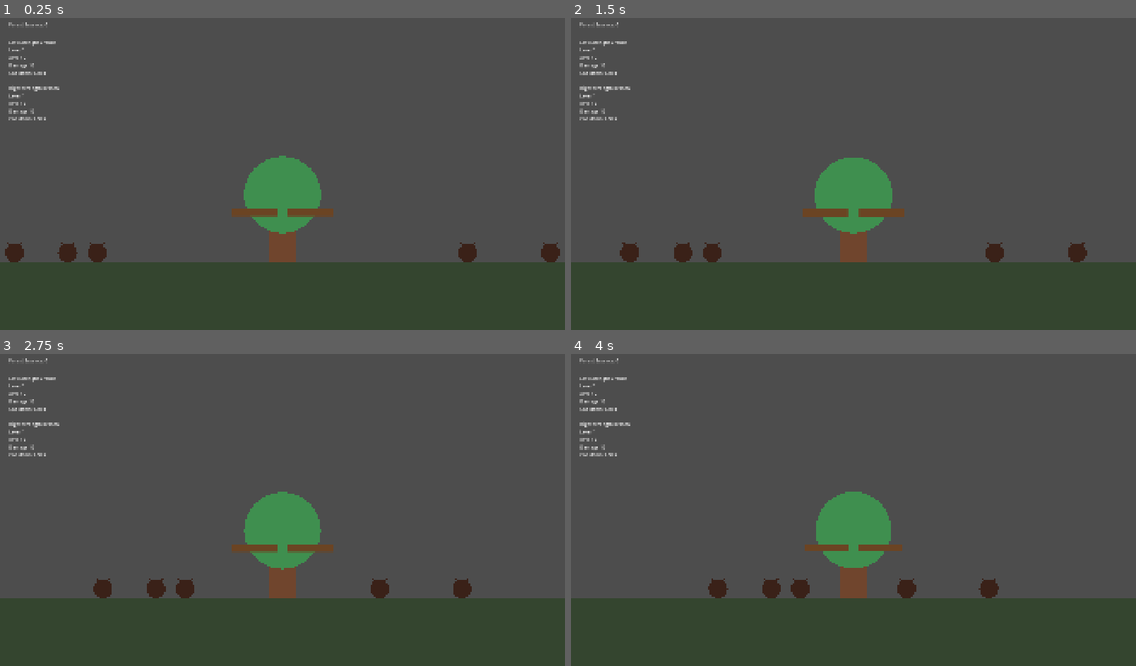
Above: before the commit, frames 1-4 (two rows, left to right).
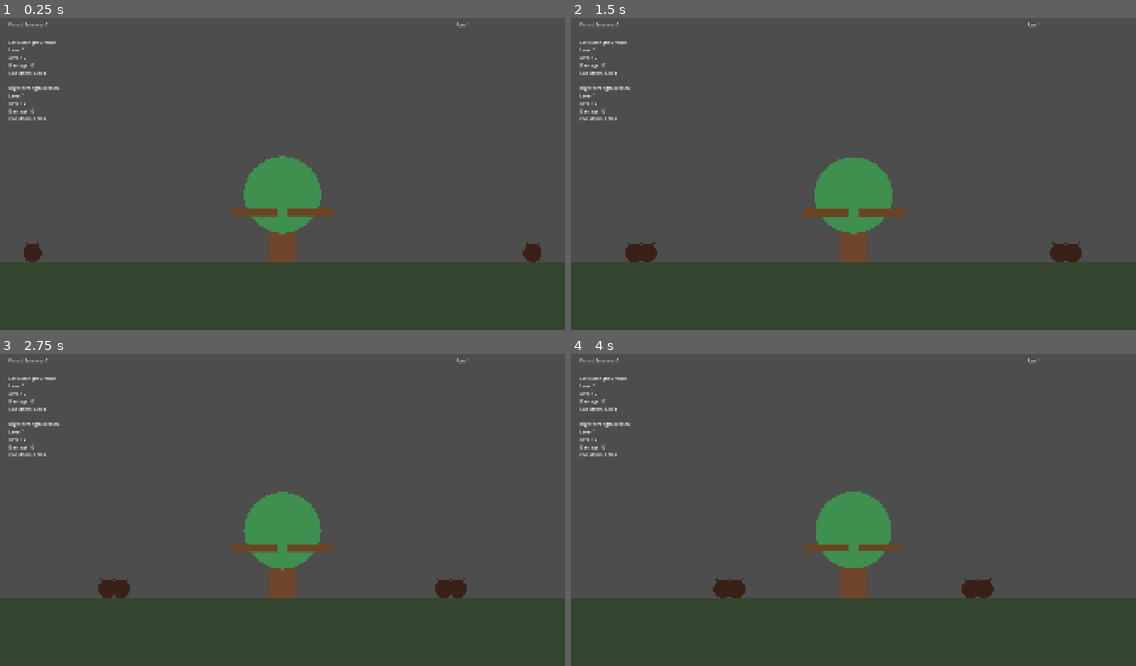
Above: after the commit, the same moments.

Repository: Triggggie/tree-guardian
Game: Godot game, scene res://scenes/main_world.tscn
Two runs of this game, one before a commit and one after it. Both use one fixed random seed, a clock stepped at 60 frames per second and the inputs below. The project has no main scene, so this scene is started directly.
Inputs:
- Up to frame 1 (0.25 s): no input
- Up to frame 2 (1.5 s): no input
- Up to frame 3 (2.75 s): no input
- Up to frame 4 (4 s): no input

The runs differ from the first frame. In frame 1, 1.1% of the frame differs, in the area x 0-100%, y 1-79%; in frame 2, 1.0%; in frame 3, 1.0%; in frame 4, 1.0%.

Commit message:
Organize scripts and add wave system

Diff:
--- a/scenes/main_world.tscn
+++ b/scenes/main_world.tscn
@@ -2,9 +2,10 @@
 
 [ext_resource type="PackedScene" uid="uid://d3uxb01hw3ht0" path="res://scenes/tree/tree.tscn" id="1_6x5uh"]
 [ext_resource type="Script" uid="uid://c1cebm5kq3y4s" path="res://scripts/ground.gd" id="1_tt5ry"]
-[ext_resource type="PackedScene" uid="uid://bq6epklbpqjum" path="res://scenes/enemies/bark_beetle.tscn" id="3_wjoj8"]
 [ext_resource type="Script" uid="uid://d0y22yvotgvj" path="res://scripts/essence_label.gd" id="4_bdp8l"]
-[ext_resource type="Script" uid="uid://cshm6xwe5aw2w" path="res://branch_info_label.gd" id="5_jj0au"]
+[ext_resource type="Script" uid="uid://bfkmixthkt7s7" path="res://scripts/age_label.gd" id="5_emumq"]
+[ext_resource type="Script" uid="uid://cshm6xwe5aw2w" path="res://scripts/branch_info_label.gd" id="5_jj0au"]
+[ext_resource type="Script" uid="uid://bru5glfcxu62f" path="res://scripts/wave_manager.gd" id="5_wy0bs"]
 
 [node name="MainWorld" type="Node2D" unique_id=487831534]
 
@@ -15,25 +16,16 @@
 [node name="Ground" type="Node2D" parent="World" unique_id=1985133093]
 script = ExtResource("1_tt5ry")
 
+[node name="LeftSpawnPoint" type="Marker2D" parent="World" unique_id=1388330771]
+position = Vector2(80, 818)
+
+[node name="RightSpawnPoint" type="Marker2D" parent="World" unique_id=127002959]
+position = Vector2(1840, 818)
+
 [node name="Entities" type="Node2D" parent="." unique_id=1508930081]
 
 [node name="Tree" parent="Entities" unique_id=1588258163 instance=ExtResource("1_6x5uh")]
 position = Vector2(960, 850)
-
-[node name="BarkBeetle" parent="Entities" unique_id=1053252377 instance=ExtResource("3_wjoj8")]
-position = Vector2(300, 818)
-
-[node name="BarkBeetle2" parent="Entities" unique_id=1330871674 instance=ExtResource("3_wjoj8")]
-position = Vector2(20, 818)
-
-[node name="BarkBeetle3" parent="Entities" unique_id=1393126216 instance=ExtResource("3_wjoj8")]
-position = Vector2(200, 818)
-
-[node name="BarkBeetleRight" parent="Entities" unique_id=768106959 instance=ExtResource("3_wjoj8")]
-position = Vector2(1620, 818)
-
-[node name="BarkBeetleRight2" parent="Entities" unique_id=466012984 instance=ExtResource("3_wjoj8")]
-position = Vector2(1900, 818)
 
 [node name="Effects" type="Node2D" parent="." unique_id=1045736026]
 
@@ -58,7 +50,18 @@
 Damage 10"
 script = ExtResource("5_jj0au")
 
+[node name="AgeLabel" type="Label" parent="UI" unique_id=1127706548]
+offset_left = 1550.0
+offset_top = 30.0
+offset_right = 1597.0
+offset_bottom = 53.0
+text = "Age: 1"
+script = ExtResource("5_emumq")
+
 [node name="Camera2D" type="Camera2D" parent="." unique_id=827092689]
 enabled = false
 
 [node name="Developer" type="Node2D" parent="." unique_id=1336045314]
+
+[node name="WaveManager" type="Node" parent="." unique_id=300043025]
+script = ExtResource("5_wy0bs")
--- /dev/null
+++ b/scripts/age_label.gd
@@ -0,0 +1,19 @@
+extends Label
+
+
+var tree_node: Node
+
+
+func _ready() -> void:
+	tree_node = get_tree().get_first_node_in_group("tree")
+
+	if tree_node == null:
+		text = "Age: ?"
+		return
+
+	tree_node.age_changed.connect(_on_age_changed)
+	_on_age_changed(tree_node.age)
+
+
+func _on_age_changed(new_age: int) -> void:
+	text = "Age: %d" % new_age
--- a/scripts/tree.gd
+++ b/scripts/tree.gd
@@ -1,8 +1,10 @@
 extends Node2D
 
 signal forest_essence_changed(new_amount: int)
+signal age_changed(new_age: int)
 
 var forest_essence: int = 0
+var age: int = 1
 
 @export_range(0.0, 0.1, 0.001)
 var idle_scale_amount: float = 0.015
@@ -43,3 +45,11 @@
 		130,
 		Color("3f8f4f")
 	)
+func add_age(amount: int) -> void:
+	if amount <= 0:
+		return
+
+	age += amount
+	age_changed.emit(age)
+
+	print("Strom dosáhl věku ", age)
--- /dev/null
+++ b/scripts/wave_manager.gd
@@ -0,0 +1,77 @@
+extends Node
+
+
+const BARK_BEETLE_SCENE: PackedScene = preload(
+	"res://scenes/enemies/bark_beetle.tscn"
+)
+
+
+@export_category("Wave")
+@export var enemies_per_side: int = 2
+@export var time_between_spawns: float = 0.35
+@export var time_between_waves: float = 2.0
+
+@onready var entities: Node2D = $"../Entities"
+@onready var left_spawn_point: Marker2D = $"../World/LeftSpawnPoint"
+@onready var right_spawn_point: Marker2D = $"../World/RightSpawnPoint"
+@onready var tree_node: Node = get_tree().get_first_node_in_group("tree")
+
+var current_wave: int = 0
+var wave_running: bool = false
+
+
+func _ready() -> void:
+	start_next_wave()
+
+
+func start_next_wave() -> void:
+	if wave_running:
+		return
+
+	wave_running = true
+	current_wave += 1
+
+	print("Začíná vlna ", current_wave)
+
+	await spawn_wave()
+	await wait_until_all_enemies_are_dead()
+
+	complete_wave()
+
+
+func spawn_wave() -> void:
+	for index in range(enemies_per_side):
+		spawn_enemy(left_spawn_point.global_position)
+		spawn_enemy(right_spawn_point.global_position)
+
+		if index < enemies_per_side - 1:
+			await get_tree().create_timer(
+				time_between_spawns
+			).timeout
+
+
+func spawn_enemy(spawn_position: Vector2) -> void:
+	var enemy: Node2D = BARK_BEETLE_SCENE.instantiate() as Node2D
+
+	entities.add_child(enemy)
+	enemy.global_position = spawn_position
+
+
+func wait_until_all_enemies_are_dead() -> void:
+	while not get_tree().get_nodes_in_group("enemies").is_empty():
+		await get_tree().process_frame
+
+
+func complete_wave() -> void:
+	wave_running = false
+
+	print("Vlna ", current_wave, " dokončena")
+
+	if (
+		is_instance_valid(tree_node)
+		and tree_node.has_method("add_age")
+	):
+		tree_node.add_age(1)
+
+	await get_tree().create_timer(time_between_waves).timeout
+	start_next_wave()
Not shown, added: scripts/age_label.gd.uid
Renamed: branch_info_label.gd -> scripts/branch_info_label.gd
Renamed: branch_info_label.gd.uid -> scripts/branch_info_label.gd.uid
Not shown, added: scripts/wave_manager.gd.uid
